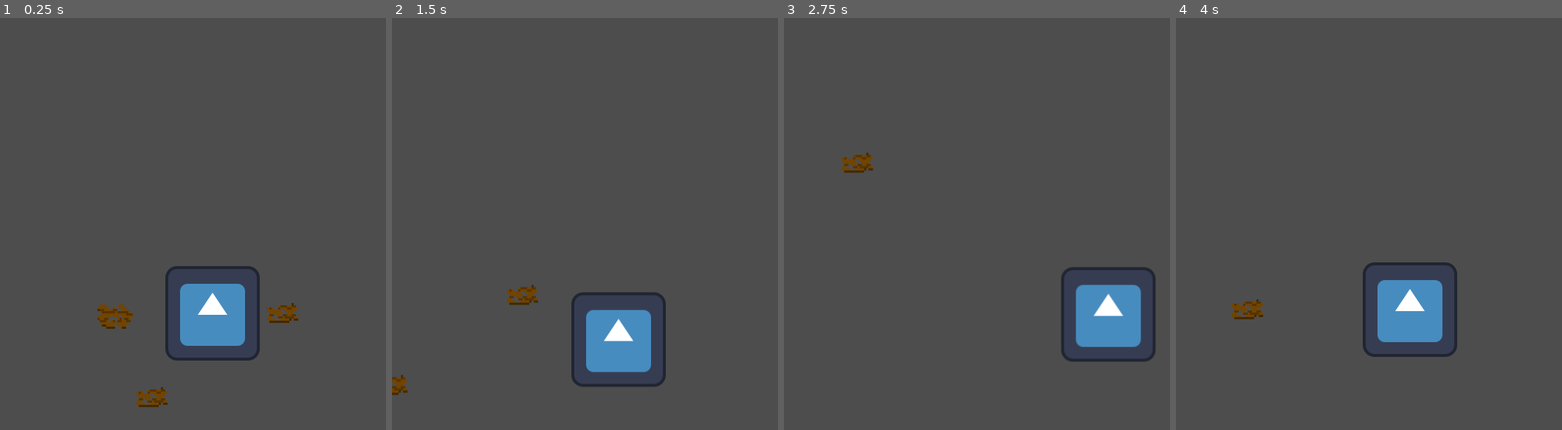
Above: before the commit, frames 1-4 (left to right).
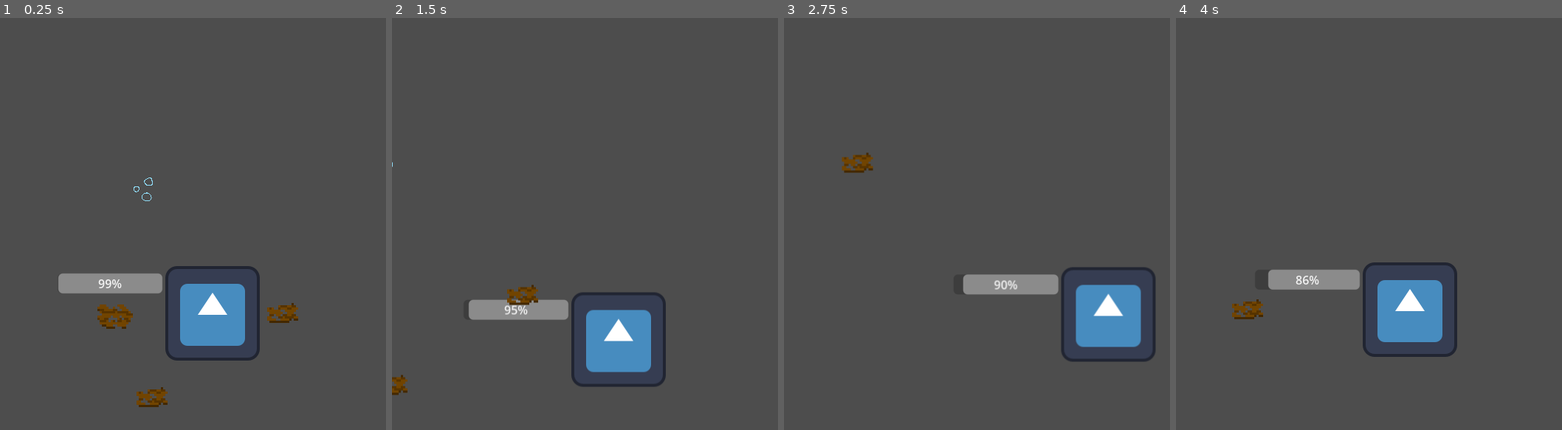
Above: after the commit, the same moments.

Repository: Craknain/CharityJam2025
Game: Godot game, scene res://scenes/game.tscn
The game is run twice, just before and just after one commit, with the same random seed, the same clock (stepped at 60 frames per second) and the same inputs. The engine's default icon, where the game draws it, is replaced by a stand-in: a white triangle on a blue panel in a dark square.
Inputs:
- Up to frame 1 (0.25 s): no input
- Up to frame 2 (1.5 s): tap Enter at 0.5 s; hold Right (right) 0.53-1.28 s; hold Down (down) from 1.28 s (still down)
- Up to frame 3 (2.75 s): release Down (down) at 2.03 s; hold Right (right) from 2.03 s (still down)
- Up to frame 4 (4 s): release Right (right) at 2.78 s; hold Up (up) 2.78-3.53 s; hold A (left) from 3.53 s (still down)

The runs differ from the first frame. In frame 1, 1.3% of the frame differs, in the area x 15-43%, y 38-67%; in frame 2, 1.2%; in frame 3, 1.2%; in frame 4, 1.1%.

Commit message:
Test game

Diff:
--- a/scenes/game.tscn
+++ b/scenes/game.tscn
@@ -1,7 +1,9 @@
-[gd_scene load_steps=7 format=3 uid="uid://inxce5pe2ij6"]
+[gd_scene load_steps=9 format=3 uid="uid://inxce5pe2ij6"]
 
 [ext_resource type="PackedScene" uid="uid://dedan0nluh4uu" path="res://scenes/diver.tscn" id="1_uwrxv"]
+[ext_resource type="Script" uid="uid://c8cnarsc2nt5s" path="res://scripts/oxygen_progress_bar.gd" id="2_lnu2h"]
 [ext_resource type="PackedScene" uid="uid://bkvonkue6xexc" path="res://scenes/boat_part.tscn" id="2_yqjtg"]
+[ext_resource type="PackedScene" uid="uid://7dfj14oq5hr8" path="res://scenes/oxygen_bubble.tscn" id="4_lbhrr"]
 
 [sub_resource type="WorldBoundaryShape2D" id="WorldBoundaryShape2D_yqjtg"]
 distance = -166.333
@@ -30,6 +32,19 @@
 limit_smoothed = true
 position_smoothing_enabled = true
 
+[node name="OxygenProgressBar" type="ProgressBar" parent="CharacterBody2D/Camera2D"]
+offset_left = -210.0
+offset_top = -54.0
+offset_right = -68.0
+offset_bottom = -27.0
+max_value = 30.0
+fill_mode = 1
+script = ExtResource("2_lnu2h")
+
+[node name="OxygenTimer" type="Timer" parent="CharacterBody2D/Camera2D"]
+wait_time = 30.0
+autostart = true
+
 [node name="Borders" type="StaticBody2D" parent="."]
 position = Vector2(576, 1500)
 
@@ -54,13 +69,18 @@
 scale = Vector2(20, 20)
 shape = SubResource("WorldBoundaryShape2D_iywne")
 
-[node name="Node" type="Node" parent="."]
+[node name="Boat_parts" type="Node" parent="."]
 
-[node name="BoatPart" parent="Node" instance=ExtResource("2_yqjtg")]
+[node name="BoatPart" parent="Boat_parts" instance=ExtResource("2_yqjtg")]
 position = Vector2(446, 541)
 
-[node name="BoatPart2" parent="Node" instance=ExtResource("2_yqjtg")]
+[node name="BoatPart2" parent="Boat_parts" instance=ExtResource("2_yqjtg")]
 position = Vector2(499, 653)
 
-[node name="BoatPart3" parent="Node" instance=ExtResource("2_yqjtg")]
+[node name="BoatPart3" parent="Boat_parts" instance=ExtResource("2_yqjtg")]
 position = Vector2(676, 539)
+
+[node name="OxygenBubble" parent="." instance=ExtResource("4_lbhrr")]
+position = Vector2(482, 370)
+
+[connection signal="timeout" from="CharacterBody2D/Camera2D/OxygenTimer" to="CharacterBody2D" method="_on_oxygen_timer_timeout"]
